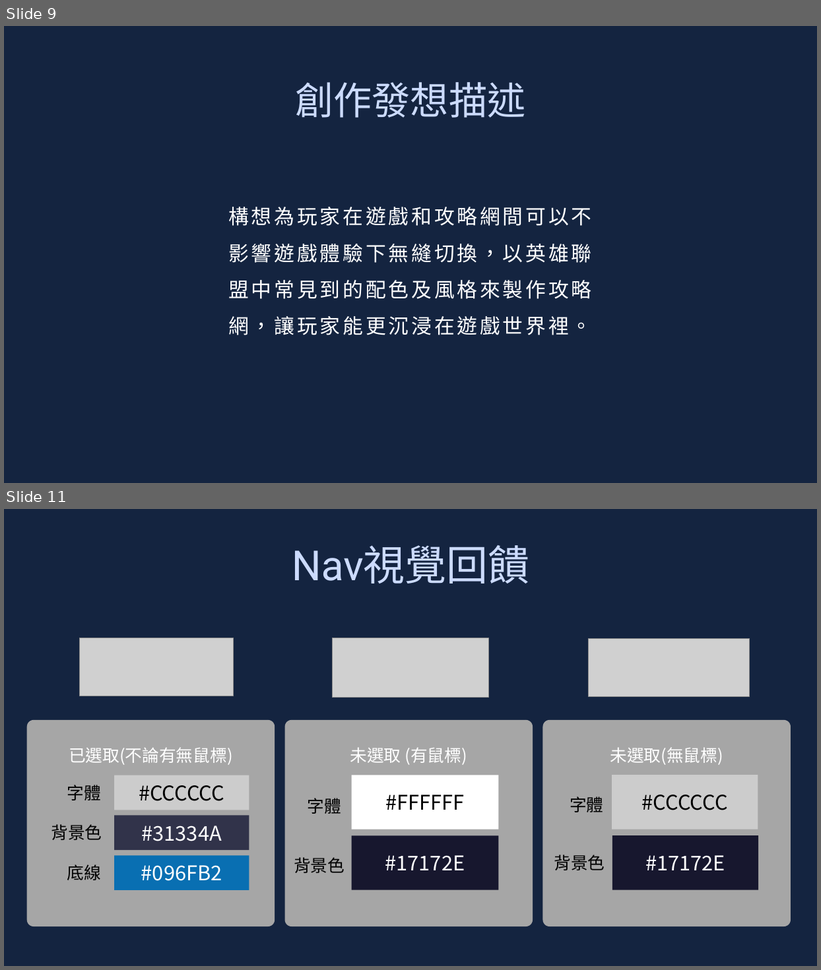
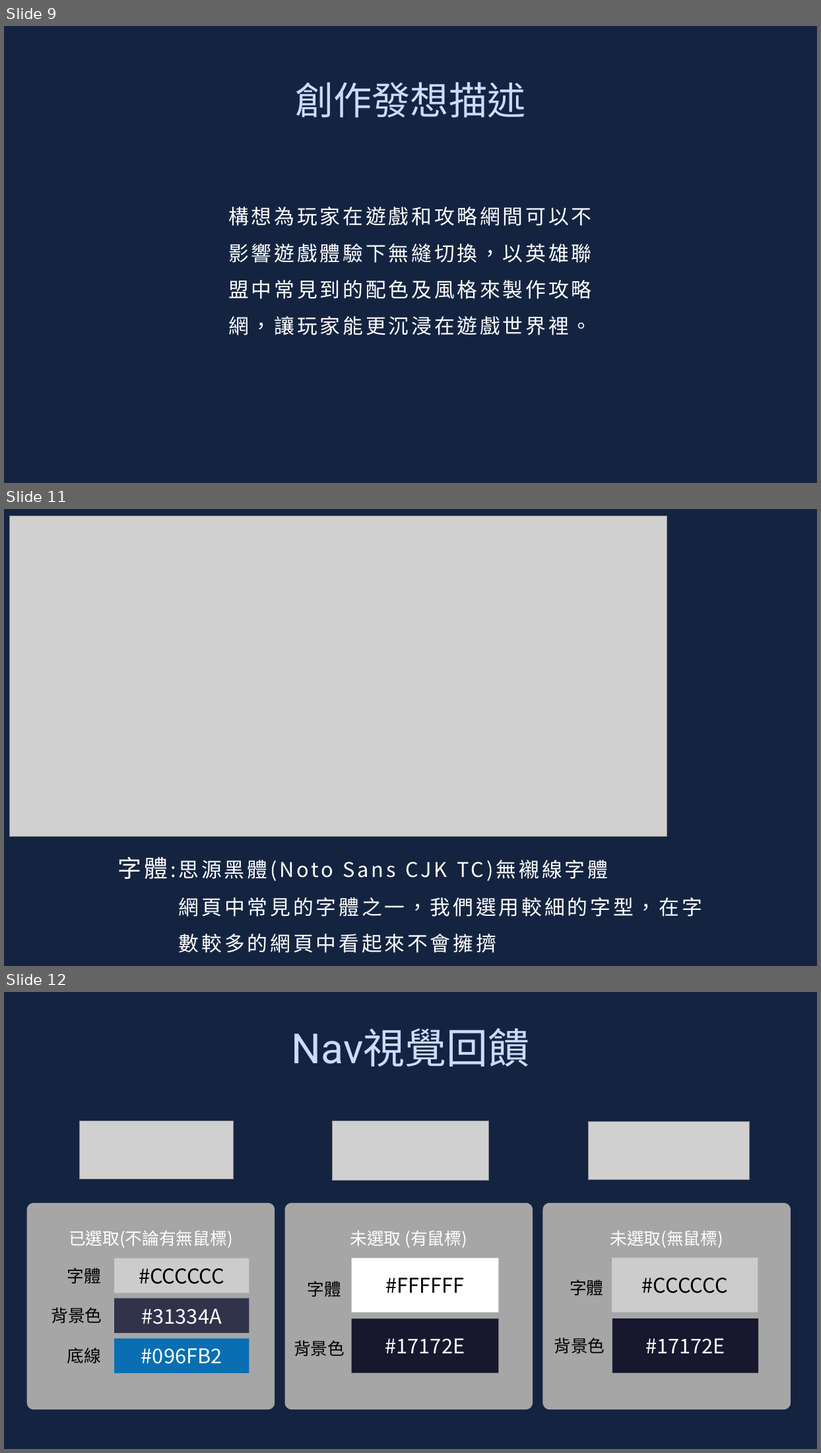
Before and after one commit to leonasdev/WebMidProject, a slide deck: 企劃書.pptx. Shown one above the other, each under a label of ours: slides 9 and 11 before the commit, slides 9, 11 and 12 after it; the slides between them are not shown. The pictures are 821x970 and 821x1453 pixels, drawn with LibreOffice and Linux fonts; fonts in the diff are those of the drawing; grey boxes stand for pictures. Boxes give left, top, right and bottom in pixels: in the first picture for what was removed or moved away, otherwise in the second. Text is boxed around its words. In the diff, an @@ line names an element or a change of style, - is before the commit and + after.

```diff
--- a/企劃書.pptx
+++ b/企劃書.pptx
@@ slide 11 added at (x1=4, y1=509, x2=817, y2=966), background #142440 @@
@@ picture added at (x1=9, y1=516, x2=667, y2=836) @@
@@ text added at (x1=118, y1=857, x2=702, y2=953), 24 pt, text #FFFFFF @@
+字體:思源黑體(Noto Sans CJK TC)無襯線字體
+    網頁中常見的字體之一，我們選用較細的字型，在字數較多的網頁中看起來不會擁擠
@@ what was slide 11 is now slide 12 @@
```
Also in this commit, not shown: 1 slide changed, 4 other slides added, 3 slides removed.
